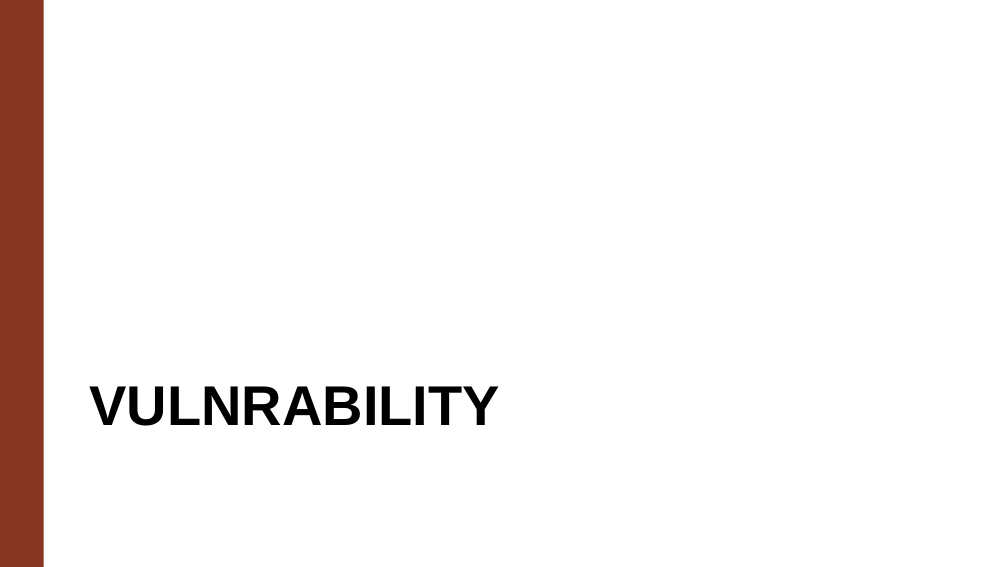
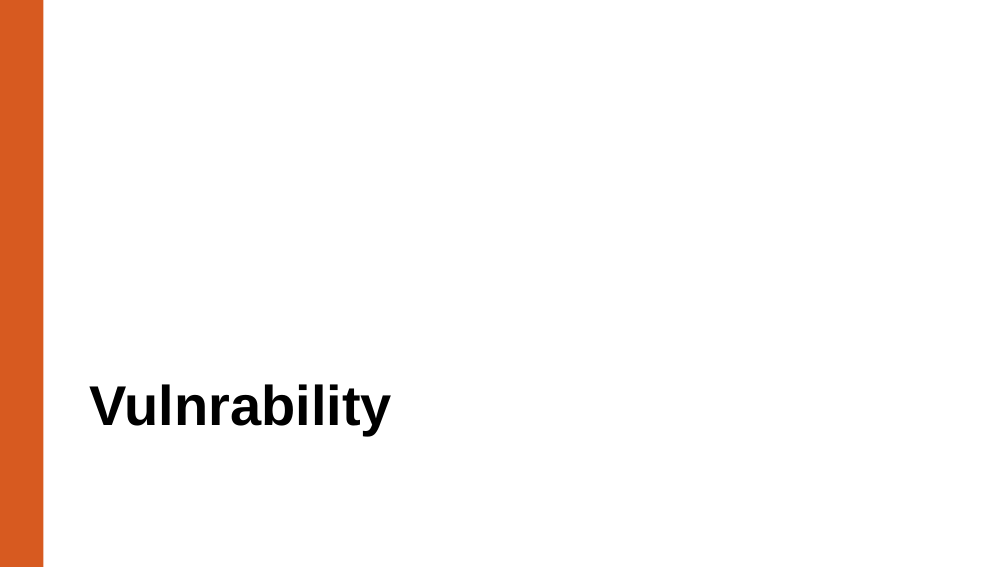
Before and after one commit to patrickgue/bbw, a slide deck: slide 2 of m183/Insecure Direct Object References.pptx. Drawn at 1008x567 pixels with LibreOffice and Linux fonts; fonts in the diff are those of the drawing. Boxes give left, top, right and bottom in pixels: in the first picture for what was removed or moved away, otherwise in the second. Text is boxed around its words. In the diff, an @@ line names an element or a change of style, - is before the commit and + after.

```diff
--- a/m183/Insecure Direct Object References.pptx
+++ b/m183/Insecure Direct Object References.pptx
@@ rectangle at bbox=[0, 0, 43, 566]: fill #873624 to #D75A20 @@
@@ text at bbox=[90, 384, 392, 435]: text changed @@
-VULNRABILITY
+Vulnrability
```
Also in this commit, not shown: 6 other slides changed, 5 other files.
